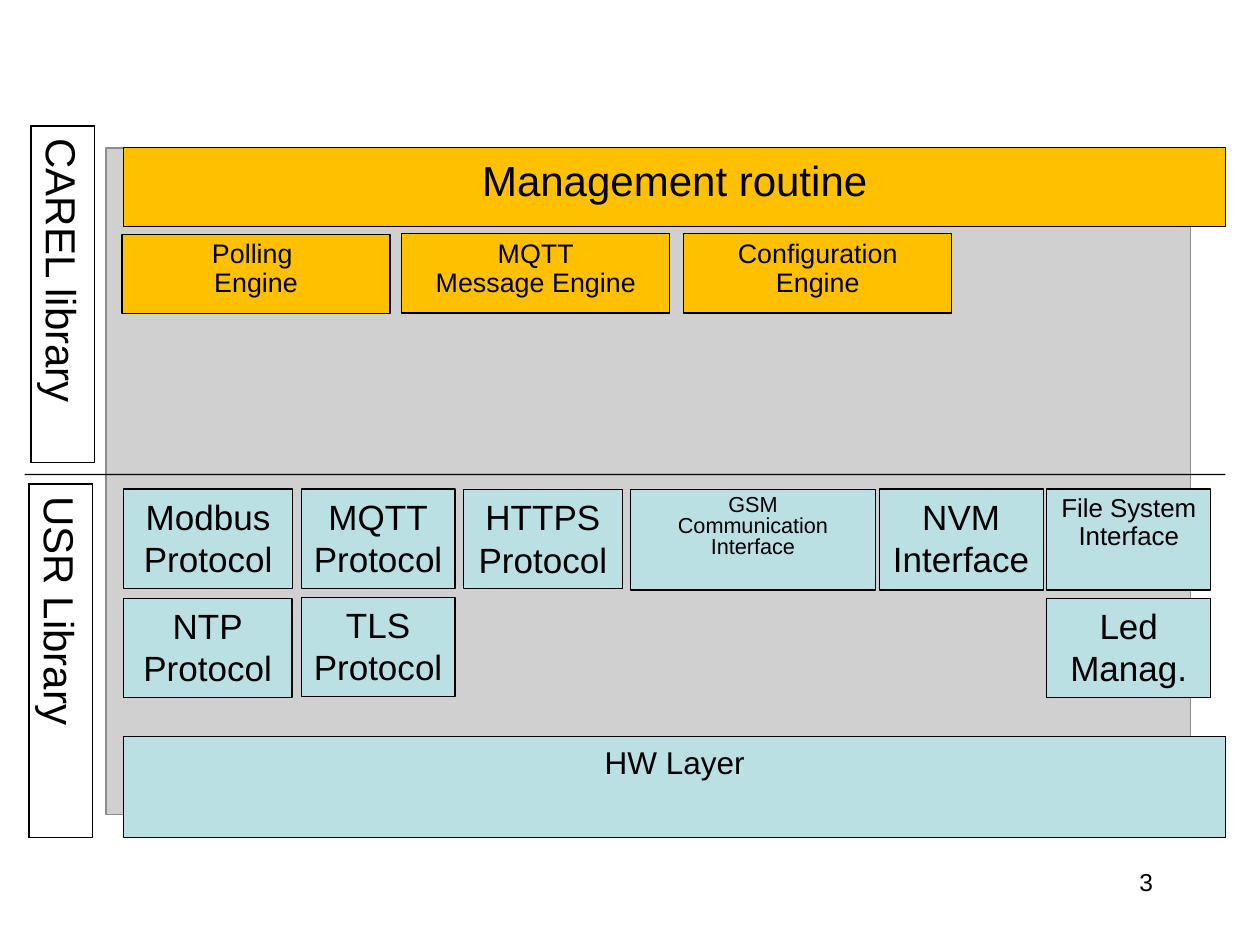
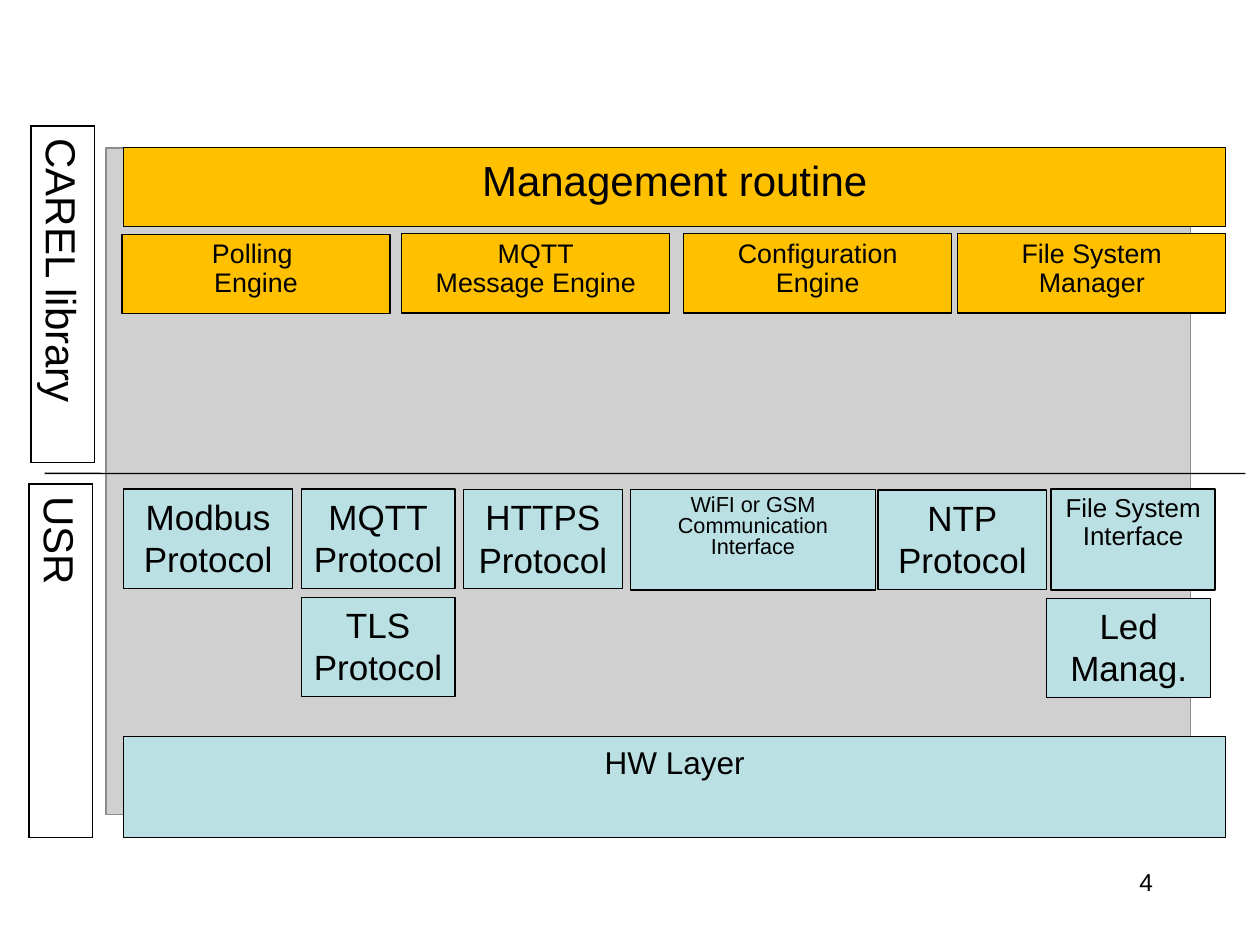
Before and after one commit to accarel/c780_carel_cloud_engine_binary, a slide deck: slide 4 of Documents/specs/GME_CAREL_Library_OverView.ppt (slide 3 before the commit). Drawn at 1260x945 pixels with LibreOffice and Linux fonts; fonts in the diff are those of the drawing; grey boxes stand for pictures; background and template pictures are left out. Boxes give left, top, right and bottom in pixels: in the first picture for what was removed or moved away, otherwise in the second. Text is boxed around its words. In the diff, an @@ line names an element or a change of style, - is before the commit and + after.

```diff
--- a/Documents/specs/GME_CAREL_Library_OverView.ppt
+++ b/Documents/specs/GME_CAREL_Library_OverView.ppt
@@ rectangle added at [958,233,1226,312], fill #FFC000, outline #000000 0.74 pt, 15.3 pt, text #000000 @@
+File System
+Manager
@@ line moved from (25, 475) - (1226, 475) to (44, 474) - (1245, 474) @@
@@ text in rectangle at [35,505,82,582]: text changed @@
-USR Library
+USR
@@ text in rectangle at [678,496,828,555]: text changed @@
-GSM
-Communication
-Interface
+WiFI or GSM
+Communication
+Interface
@@ rectangle "NTP Protocol": place and size @@
-rectangle "NTP Protocol" at [123,598,292,698]
+rectangle "NTP Protocol" at [878,490,1047,590]
@@ rectangle removed at [879,489,1043,590] @@
-NVM
-Interface
@@ rectangle "File System Interface": place and size @@
-rectangle "File System Interface" at [1047,489,1211,590]
+rectangle "File System Interface" at [1051,489,1215,590]
@@ page number at [1139,874,1153,891]: text changed @@
-3
+4
```
Also in this commit, not shown: 3 other slides changed, 1 slide added, 2 other files.
